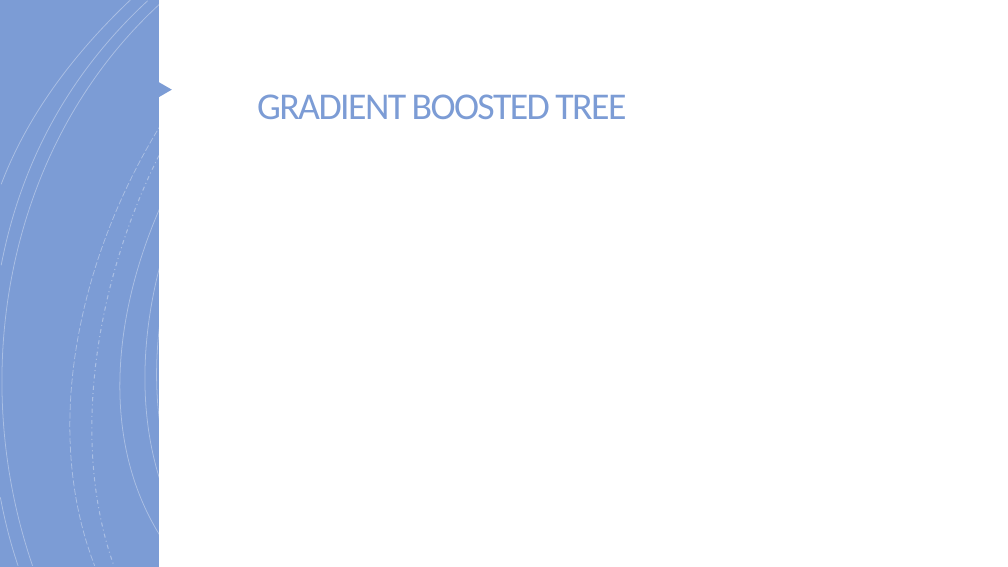
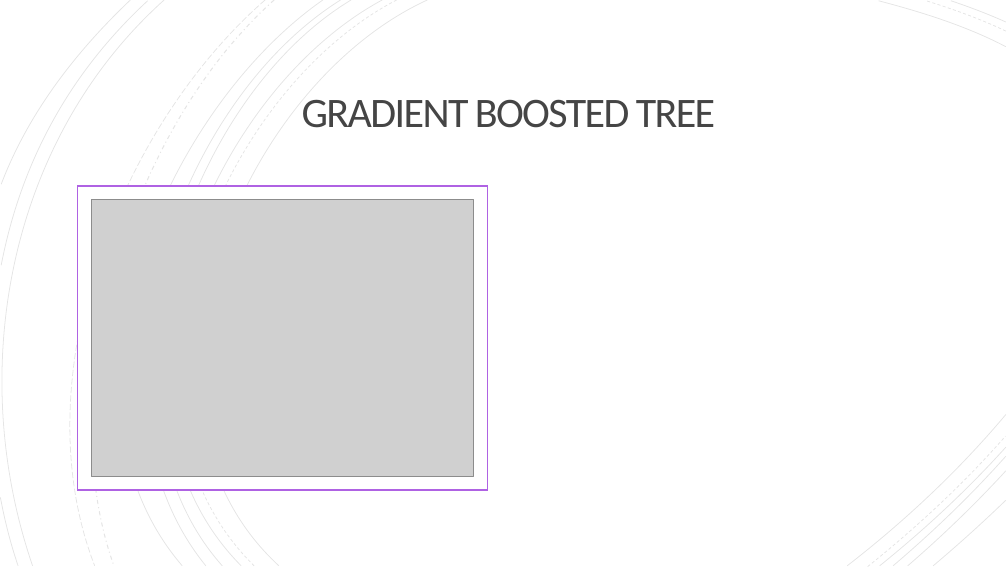
Before and after one commit to evandomingos/CASP-Protein-Prediction, a slide deck: slide 18 of Domingos Protein Prediction Presentation.pptx. Drawn at 1008x567 pixels with LibreOffice and Linux fonts; fonts in the diff are those of the drawing; grey boxes stand for pictures. Boxes give left, top, right and bottom in pixels: in the first picture for what was removed or moved away, otherwise in the second. Text is boxed around its words. In the diff, an @@ line names an element or a change of style, - is before the commit and + after.

```diff
--- a/Domingos Protein Prediction Presentation.pptx
+++ b/Domingos Protein Prediction Presentation.pptx
@@ rectangle: place and size @@
-rectangle at <box>159,0,1008,567</box>
+rectangle at <box>0,0,1008,567</box>
@@ rectangle removed at <box>0,0,1008,567</box> @@
@@ outline #FFFFFF 0.75 pt to #000000 0.75 pt in 11 elements at <box>108,0,427,566</box>, <box>879,1,1006,47</box>, <box>83,0,383,566</box>, <box>951,1,1006,22</box>, <box>83,0,352,566</box>, <box>73,0,340,566</box>, <box>40,0,323,566</box>, <box>0,0,164,566</box>, <box>2,1,148,265</box>, <box>1,498,18,566</box>, <box>2,0,131,185</box> @@
@@ outline #FFFFFF 0.75 pt dashed to #000000 0.75 pt dashed in 4 elements at <box>93,0,397,566</box>, <box>926,1,1006,31</box>, <box>868,436,1006,567</box>, <box>22,0,265,566</box> @@
@@ freeform shape at <box>49,0,274,566</box>: outline #FFFFFF 1 pt dashed to #000000 1 pt dashed @@
@@ title "GRADIENT BOOSTED TREE": place and size @@
-title "GRADIENT BOOSTED TREE" at <box>257,94,626,119</box>
+title "GRADIENT BOOSTED TREE" at <box>302,99,715,128</box>
@@ title "GRADIENT BOOSTED TREE" at <box>302,99,715,128</box>: size 36 to 40 pt, text colour #7C9CD5 to #454545; alignment left to centre; vertical alignment top to middle @@
@@ triangle removed at <box>151,77,172,102</box> @@
@@ rectangle added at <box>77,186,487,490</box>, fill #FFFFFF, outline #AF62E3 1.5 pt @@
@@ picture added at <box>91,200,474,476</box> @@
@@ freeform shape added at <box>908,471,1006,566</box>, outline #000000 0.75 pt @@
@@ freeform shape added at <box>933,501,1006,566</box>, outline #000000 0.75 pt @@
@@ group added at <box>848,414,1006,566</box>: 5 freeform shapes @@
```
Also in this commit, not shown: 2 other slides changed.
